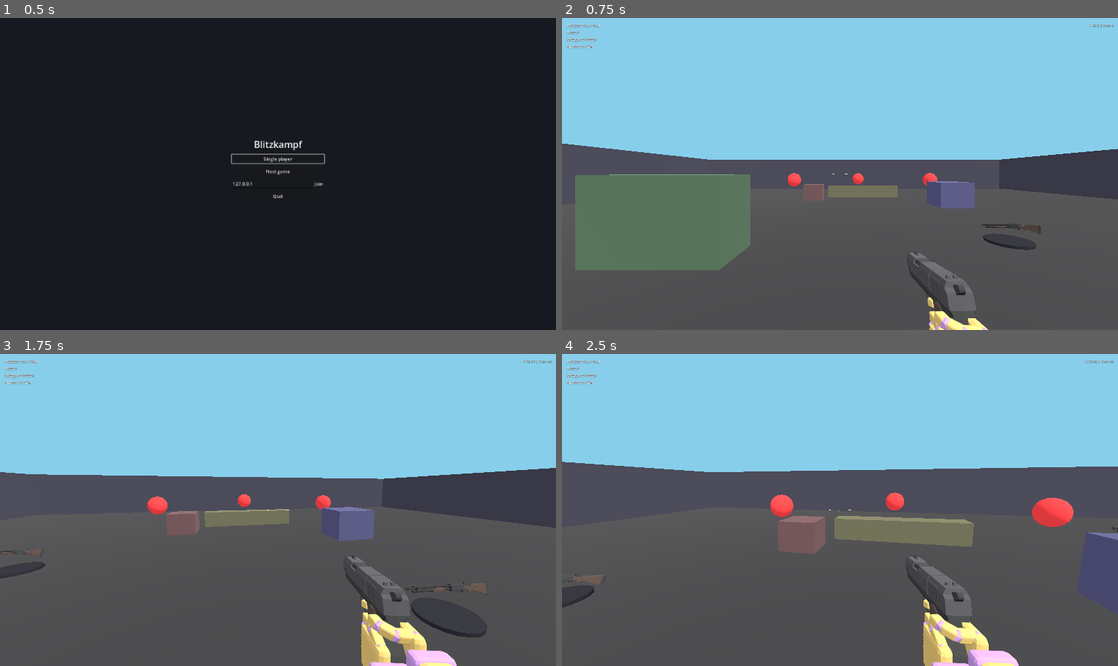
Above: before the commit, frames 1-4 (two rows, left to right).
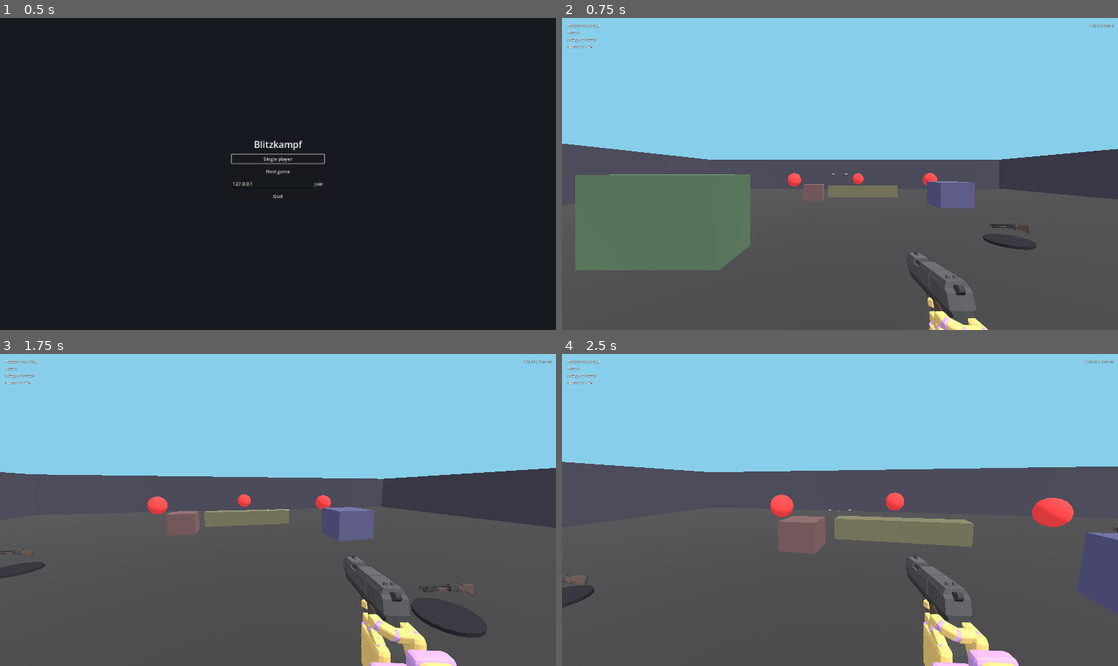
Above: after the commit, the same moments.

Repository: QuisVenator/blitzkampf-godot
Game: Godot game, scene res://scenes/ui/main_menu.tscn
Same seed, same stepped clock (60 frames per second), same inputs: the game is played once before the commit and once after it.
Inputs (mouse positions are in pixels of both pictures, inside the frame that each line leads up to):
- Up to frame 1 (0.5 s): no input
- Up to frame 2 (0.75 s): click "Single player" at 0.5 s
- Up to frame 3 (1.75 s): move the mouse to (305, 510) at 1.27 s; hold W (move_forward) from 1.28 s (still down); right-click (305, 510) at 1.35 s; tap Space (jump) at 1.52 s
- Up to frame 4 (2.5 s): keep holding W (move_forward); move the mouse to (812, 510) at 2.02 s; tap Ctrl (crouch) at 2.1 s; tap Space (jump) at 2.27 s

Frame 1 is identical in both runs. In frame 2, less than 0.1% of the frame differs, in the area x 75-87%, y 65-70%; in frame 3, 0.1%; in frame 4, 0.1%, in the area x 0-100%, y 55-75%.

Commit message:
Fine-tune viewmodel hands and weapon scaling

Diff:
--- a/scenes/weapons/shotgun_model.tscn
+++ b/scenes/weapons/shotgun_model.tscn
@@ -5,7 +5,7 @@
 [node name="ShotgunModel" type="Node3D" unique_id=835385663]
 
 [node name="Model" parent="." unique_id=570929304 instance=ExtResource("1_model")]
-transform = Transform3D(-1.3113417e-08, 0, 0.3, 0, 0.3, 0, -0.3, 0, -1.3113417e-08, 0, 0, 0)
+transform = Transform3D(-8.742278e-09, 0, 0.3, 0, 0.3, 0, -0.2, 0, -1.3113417e-08, 0, 0, 0)
 
 [node name="Muzzle" type="Marker3D" parent="Model" unique_id=1219507729]
 transform = Transform3D(1, 0, 0, 0, 1, 0, 0, 0, 1, 4.31, 0.22, 0)
--- a/scenes/weapons/shotgun_viewmodel.tscn
+++ b/scenes/weapons/shotgun_viewmodel.tscn
@@ -17,7 +17,7 @@
 [node name="Hands" parent="Rig" unique_id=558452219 instance=ExtResource("3_hands")]
 
 [node name="hand_L" parent="Rig/Hands" index="0" unique_id=1891315724]
-transform = Transform3D(-0.34123307, -0.13372779, -0.9304176, 0.3648768, -0.9310558, 0, -0.86627066, -0.3394878, 0.3665012, -0.079065055, -0.03, -0.5636937)
+transform = Transform3D(-0.34123307, -0.13372779, -0.9304176, 0.3648768, -0.9310558, 0, -0.86627066, -0.3394878, 0.3665012, -0.09550348, -0.04543083, -0.40215603)
 
 [node name="cuff_L" parent="Rig/Hands/hand_L" index="0" unique_id=872341828]
 transform = Transform3D(0.8660254, 0, -0.5, 0, 1, 0, 0.5, 0, 0.8660254, 0, 0, 0)
@@ -71,7 +71,7 @@
 transform = Transform3D(1, 0, 0, 0, 0.9848077, 0.17364818, 0, -0.17364818, 0.9848077, 0, 0, -0.028)
 
 [node name="hand_R" parent="Rig/Hands" index="1" unique_id=1524430133]
-transform = Transform3D(0.05602258, 0.9961946, 0.06676516, -0.76604444, -3.3484863e-08, 0.6427875, 0.6403416, -0.0871557, 0.7631293, 0.042099908, -0.010585442, -0.017695926)
+transform = Transform3D(0.05602258, 0.9961946, 0.06676516, -0.76604444, -3.3484863e-08, 0.6427875, 0.6403416, -0.0871557, 0.7631293, 0.042099908, -0.010585442, 0.031530432)
 
 [node name="cuff_R" parent="Rig/Hands/hand_R" index="0" unique_id=1727954948]
 transform = Transform3D(0.9396926, 0, 0.34202012, 0, 1, 0, -0.34202012, 0, 0.9396926, 0, 0, 0)
@@ -119,7 +119,7 @@
 transform = Transform3D(0.7880108, -0.1069085, 0.6063082, 0, 0.9848077, 0.17364818, -0.6156615, -0.13683663, 0.7760391, -0.036, 0, -0.02)
 
 [node name="thumb_02_R" parent="Rig/Hands/hand_R/thumb_01_R" index="2" unique_id=392598846]
-transform = Transform3D(1, 0, 0, 0, 0.9396926, 0.34202012, 0, -0.34202012, 0.9396926, 0, 0, -0.033999998)
+transform = Transform3D(1, 0, 0, 0, 0.96592575, -0.258819, 0, 0.258819, 0.96592575, 0, 0, -0.033999998)
 
 [node name="thumb_03_R" parent="Rig/Hands/hand_R/thumb_01_R/thumb_02_R" index="2" unique_id=1068995988]
 transform = Transform3D(1, 0, 0, 0, 0.9848077, 0.17364818, 0, -0.17364818, 0.9848077, 0, 0, -0.028)
--- a/scenes/weapons/smg_viewmodel.tscn
+++ b/scenes/weapons/smg_viewmodel.tscn
@@ -1,123 +1,125 @@
-[gd_scene format=3]
+[gd_scene format=3 uid="uid://cu1pjrme8ii5k"]
 
-[ext_resource type="Script" path="res://scripts/weapons/weapon_viewmodel.gd" id="1_script"]
-[ext_resource type="PackedScene" path="res://scenes/weapons/smg_model.tscn" id="2_gun"]
-[ext_resource type="PackedScene" path="res://assets/models/viewmodel/hands.glb" id="3_hands"]
-[ext_resource type="AnimationLibrary" path="res://scenes/weapons/smg_viewmodel_animations.tres" id="4_animations"]
-[ext_resource type="Script" path="res://scripts/weapons/editor_only.gd" id="5_editor_only"]
+[ext_resource type="Script" uid="uid://oxfjk724wbbn" path="res://scripts/weapons/weapon_viewmodel.gd" id="1_script"]
+[ext_resource type="PackedScene" uid="uid://dp87dh1v0ygb0" path="res://scenes/weapons/smg_model.tscn" id="2_gun"]
+[ext_resource type="PackedScene" uid="uid://cy2bvhj2gfb0x" path="res://assets/models/viewmodel/hands.glb" id="3_hands"]
+[ext_resource type="AnimationLibrary" uid="uid://caeqc4ngsxnhp" path="res://scenes/weapons/smg_viewmodel_animations.tres" id="4_animations"]
+[ext_resource type="Script" uid="uid://tkns0urk063d" path="res://scripts/weapons/editor_only.gd" id="5_editor_only"]
 
-[node name="SmgViewmodel" type="Node3D" node_paths=PackedStringArray("support_hand")]
+[node name="SmgViewmodel" type="Node3D" unique_id=1335182361 node_paths=PackedStringArray("support_hand")]
 script = ExtResource("1_script")
 support_hand = NodePath("Rig/Hands/hand_L")
 
-[node name="Rig" type="Node3D" parent="."]
+[node name="Rig" type="Node3D" parent="." unique_id=1510626937]
 
-[node name="Gun" parent="Rig" instance=ExtResource("2_gun")]
+[node name="Gun" parent="Rig" unique_id=1773939908 instance=ExtResource("2_gun")]
 
-[node name="Hands" parent="Rig" instance=ExtResource("3_hands")]
+[node name="Hands" parent="Rig" unique_id=671149059 instance=ExtResource("3_hands")]
 
-[node name="hand_R" parent="Rig/Hands" index="1"]
-transform = Transform3D(-4.371139e-08, 1, 0, -1, -4.371139e-08, 0, 0, 0, 1, 0.03, -0.025, 0.07)
+[node name="hand_L" parent="Rig/Hands" index="0" unique_id=1891315724]
+transform = Transform3D(-4.371139e-08, -1, 0, 0.9795753, -4.2818595e-08, -0.20107792, 0.20107792, -8.789395e-09, 0.9795753, -0.03, -0.042421706, -0.114610724)
 
-[node name="index_01_R" parent="Rig/Hands/hand_R" index="2"]
+[node name="forearm_L" parent="Rig/Hands/hand_L" index="1" unique_id=1228872328]
+transform = Transform3D(0.98027116, -0.059765626, 0.18840513, 0, 0.9531907, 0.3023699, -0.19765733, -0.29640448, 0.93438536, 0, 0, 0)
+
+[node name="index_01_L" parent="Rig/Hands/hand_L" index="2" unique_id=1025193957]
+transform = Transform3D(1, 0, 0, 0, 0.49999997, 0.86602545, 0, -0.86602545, 0.49999997, 0.0375, 0, -0.094)
+
+[node name="index_02_L" parent="Rig/Hands/hand_L/index_01_L" index="2" unique_id=981943441]
+transform = Transform3D(1, 0, 0, 0, 0.34202015, 0.9396926, 0, -0.9396926, 0.34202015, 0, 0, -0.040000007)
+
+[node name="index_03_L" parent="Rig/Hands/hand_L/index_01_L/index_02_L" index="2" unique_id=1998266059]
+transform = Transform3D(1, 0, 0, 0, 0.64278764, 0.76604444, 0, -0.76604444, 0.64278764, 0, 0, -0.025000006)
+
+[node name="middle_01_L" parent="Rig/Hands/hand_L" index="3" unique_id=476275344]
+transform = Transform3D(1, 0, 0, 0, 0.34202015, 0.9396926, 0, -0.9396926, 0.34202015, 0.0125, 0, -0.094)
+
+[node name="middle_02_L" parent="Rig/Hands/hand_L/middle_01_L" index="2" unique_id=1257208806]
+transform = Transform3D(1, 0, 0, 0, 0.17364822, 0.9848077, 0, -0.9848077, 0.17364822, 0, 0, -0.045)
+
+[node name="middle_03_L" parent="Rig/Hands/hand_L/middle_01_L/middle_02_L" index="2" unique_id=1389581052]
+transform = Transform3D(1, 0, 0, 0, 0.49999997, 0.86602545, 0, -0.86602545, 0.49999997, 0, 0, -0.027999997)
+
+[node name="pinky_01_L" parent="Rig/Hands/hand_L" index="5" unique_id=517787263]
+transform = Transform3D(1, 0, 0, 0, 0.34202015, 0.9396926, 0, -0.9396926, 0.34202015, -0.0375, 0, -0.094)
+
+[node name="pinky_02_L" parent="Rig/Hands/hand_L/pinky_01_L" index="2" unique_id=295940368]
+transform = Transform3D(1, 0, 0, 0, 0.17364822, 0.9848077, 0, -0.9848077, 0.17364822, 0, 0, -0.032000005)
+
+[node name="pinky_03_L" parent="Rig/Hands/hand_L/pinky_01_L/pinky_02_L" index="2" unique_id=235122833]
+transform = Transform3D(1, 0, 0, 0, 0.49999997, 0.86602545, 0, -0.86602545, 0.49999997, 0, 0, -0.020999998)
+
+[node name="ring_01_L" parent="Rig/Hands/hand_L" index="6" unique_id=1970027006]
+transform = Transform3D(1, 0, 0, 0, 0.34202015, 0.9396926, 0, -0.9396926, 0.34202015, -0.0125, 0, -0.094)
+
+[node name="ring_02_L" parent="Rig/Hands/hand_L/ring_01_L" index="2" unique_id=2089561921]
+transform = Transform3D(1, 0, 0, 0, 0.17364822, 0.9848077, 0, -0.9848077, 0.17364822, 0, 0, -0.040999994)
+
+[node name="ring_03_L" parent="Rig/Hands/hand_L/ring_01_L/ring_02_L" index="2" unique_id=24375102]
+transform = Transform3D(1, 0, 0, 0, 0.49999997, 0.86602545, 0, -0.86602545, 0.49999997, 0, 0, -0.025999993)
+
+[node name="thumb_01_L" parent="Rig/Hands/hand_L" index="7" unique_id=71988619]
+transform = Transform3D(0.7880108, 0, -0.6156615, 0, 1, 0, 0.6156615, 0, 0.7880108, 0.036, 0, -0.02)
+
+[node name="thumb_02_L" parent="Rig/Hands/hand_L/thumb_01_L" index="2" unique_id=7828146]
+transform = Transform3D(1, 0, 0, 0, 0.9848077, 0.17364818, 0, -0.17364818, 0.9848077, 0, 0, -0.033999998)
+
+[node name="thumb_03_L" parent="Rig/Hands/hand_L/thumb_01_L/thumb_02_L" index="2" unique_id=1402770023]
+transform = Transform3D(1, 0, 0, 0, 0.9848077, 0.17364818, 0, -0.17364818, 0.9848077, 0, 0, -0.028)
+
+[node name="hand_R" parent="Rig/Hands" index="1" unique_id=1524430133]
+transform = Transform3D(-4.371139e-08, 1, 0, -1, -4.371139e-08, 0, 0, 0, 1, 0.03, -0.0056670215, 0.056420997)
+
+[node name="index_01_R" parent="Rig/Hands/hand_R" index="2" unique_id=1764240116]
 transform = Transform3D(1, 0, 0, 0, 0.90630776, 0.42261827, 0, -0.42261827, 0.90630776, -0.0375, 0, -0.094)
 
-[node name="index_02_R" parent="Rig/Hands/hand_R/index_01_R" index="2"]
+[node name="index_02_R" parent="Rig/Hands/hand_R/index_01_R" index="2" unique_id=906007077]
 transform = Transform3D(1, 0, 0, 0, 0.8660254, 0.5, 0, -0.5, 0.8660254, 0, 0, -0.040000007)
 
-[node name="index_03_R" parent="Rig/Hands/hand_R/index_01_R/index_02_R" index="2"]
-transform = Transform3D(1, 0, 0, 0, 0.9396926, 0.34202012, 0, -0.34202012, 0.9396926, 0, 0, -0.025000006)
+[node name="index_03_R" parent="Rig/Hands/hand_R/index_01_R/index_02_R" index="2" unique_id=1031183306]
+transform = Transform3D(1, 0, 0, 0, 0.39874905, 0.91706, 0, -0.91706, 0.39874905, 0, 0, -0.025000006)
 
-[node name="middle_01_R" parent="Rig/Hands/hand_R" index="3"]
+[node name="middle_01_R" parent="Rig/Hands/hand_R" index="3" unique_id=221065301]
 transform = Transform3D(1, 0, 0, 0, 0.34202015, 0.9396926, 0, -0.9396926, 0.34202015, -0.0125, 0, -0.094)
 
-[node name="middle_02_R" parent="Rig/Hands/hand_R/middle_01_R" index="2"]
+[node name="middle_02_R" parent="Rig/Hands/hand_R/middle_01_R" index="2" unique_id=1815331137]
 transform = Transform3D(1, 0, 0, 0, 0.17364822, 0.9848077, 0, -0.9848077, 0.17364822, 0, 0, -0.045)
 
-[node name="middle_03_R" parent="Rig/Hands/hand_R/middle_01_R/middle_02_R" index="2"]
+[node name="middle_03_R" parent="Rig/Hands/hand_R/middle_01_R/middle_02_R" index="2" unique_id=1138831053]
 transform = Transform3D(1, 0, 0, 0, 0.49999997, 0.86602545, 0, -0.86602545, 0.49999997, 0, 0, -0.027999997)
 
-[node name="ring_01_R" parent="Rig/Hands/hand_R" index="6"]
+[node name="pinky_01_R" parent="Rig/Hands/hand_R" index="5" unique_id=1942748825]
+transform = Transform3D(1, 0, 0, 0, 0.34202015, 0.9396926, 0, -0.9396926, 0.34202015, 0.0375, 0, -0.094)
+
+[node name="pinky_02_R" parent="Rig/Hands/hand_R/pinky_01_R" index="2" unique_id=331383672]
+transform = Transform3D(1, 0, 0, 0, 0.17364822, 0.9848077, 0, -0.9848077, 0.17364822, 0, 0, -0.032000005)
+
+[node name="pinky_03_R" parent="Rig/Hands/hand_R/pinky_01_R/pinky_02_R" index="2" unique_id=1157365486]
+transform = Transform3D(1, 0, 0, 0, 0.49999997, 0.86602545, 0, -0.86602545, 0.49999997, 0, 0, -0.020999998)
+
+[node name="ring_01_R" parent="Rig/Hands/hand_R" index="6" unique_id=228284122]
 transform = Transform3D(1, 0, 0, 0, 0.34202015, 0.9396926, 0, -0.9396926, 0.34202015, 0.0125, 0, -0.094)
 
-[node name="ring_02_R" parent="Rig/Hands/hand_R/ring_01_R" index="2"]
+[node name="ring_02_R" parent="Rig/Hands/hand_R/ring_01_R" index="2" unique_id=794291398]
 transform = Transform3D(1, 0, 0, 0, 0.17364822, 0.9848077, 0, -0.9848077, 0.17364822, 0, 0, -0.040999994)
 
-[node name="ring_03_R" parent="Rig/Hands/hand_R/ring_01_R/ring_02_R" index="2"]
+[node name="ring_03_R" parent="Rig/Hands/hand_R/ring_01_R/ring_02_R" index="2" unique_id=1147441492]
 transform = Transform3D(1, 0, 0, 0, 0.49999997, 0.86602545, 0, -0.86602545, 0.49999997, 0, 0, -0.025999993)
 
-[node name="pinky_01_R" parent="Rig/Hands/hand_R" index="5"]
-transform = Transform3D(1, 0, 0, 0, 0.34202015, 0.9396926, 0, -0.9396926, 0.34202015, 0.0375, 0, -0.094)
+[node name="thumb_01_R" parent="Rig/Hands/hand_R" index="7" unique_id=807711374]
+transform = Transform3D(-0.28568834, -0.5247421, 0.80189013, 0, 0.8367643, 0.5475632, -0.9583226, 0.1564324, -0.23905382, -0.036, 0, -0.02)
 
-[node name="pinky_02_R" parent="Rig/Hands/hand_R/pinky_01_R" index="2"]
-transform = Transform3D(1, 0, 0, 0, 0.17364822, 0.9848077, 0, -0.9848077, 0.17364822, 0, 0, -0.032000005)
+[node name="thumb_02_R" parent="Rig/Hands/hand_R/thumb_01_R" index="2" unique_id=392598846]
+transform = Transform3D(1, 0, 0, 0, 0.54463893, 0.83867055, 0, -0.83867055, 0.54463893, 0, 0, -0.033999998)
 
-[node name="pinky_03_R" parent="Rig/Hands/hand_R/pinky_01_R/pinky_02_R" index="2"]
-transform = Transform3D(1, 0, 0, 0, 0.49999997, 0.86602545, 0, -0.86602545, 0.49999997, 0, 0, -0.020999998)
+[node name="thumb_03_R" parent="Rig/Hands/hand_R/thumb_01_R/thumb_02_R" index="2" unique_id=1068995988]
+transform = Transform3D(0.54317445, 0.23283888, -0.8066892, 0, 0.9607791, 0.27731463, 0.8396199, -0.15063022, 0.5218706, 0, 0, -0.028)
 
-[node name="thumb_01_R" parent="Rig/Hands/hand_R" index="7"]
-transform = Transform3D(0.7880108, -0.1069085, 0.6063082, 0, 0.9848077, 0.17364818, -0.6156615, -0.13683663, 0.7760391, -0.036, 0, -0.02)
+[node name="AnimationPlayer" type="AnimationPlayer" parent="." unique_id=1457475394]
+libraries/ = ExtResource("4_animations")
 
-[node name="thumb_02_R" parent="Rig/Hands/hand_R/thumb_01_R" index="2"]
-transform = Transform3D(1, 0, 0, 0, 0.9396926, 0.34202012, 0, -0.34202012, 0.9396926, 0, 0, -0.033999998)
-
-[node name="thumb_03_R" parent="Rig/Hands/hand_R/thumb_01_R/thumb_02_R" index="2"]
-transform = Transform3D(1, 0, 0, 0, 0.9848077, 0.17364818, 0, -0.17364818, 0.9848077, 0, 0, -0.028)
-
-[node name="hand_L" parent="Rig/Hands" index="0"]
-transform = Transform3D(-4.371139e-08, -1, 0, 1, -4.371139e-08, 0, 0, 0, 1, -0.03, -0.03, 0.07)
-
-[node name="index_01_L" parent="Rig/Hands/hand_L" index="2"]
-transform = Transform3D(1, 0, 0, 0, 0.49999997, 0.86602545, 0, -0.86602545, 0.49999997, 0.0375, 0, -0.094)
-
-[node name="index_02_L" parent="Rig/Hands/hand_L/index_01_L" index="2"]
-transform = Transform3D(1, 0, 0, 0, 0.34202015, 0.9396926, 0, -0.9396926, 0.34202015, 0, 0, -0.040000007)
-
-[node name="index_03_L" parent="Rig/Hands/hand_L/index_01_L/index_02_L" index="2"]
-transform = Transform3D(1, 0, 0, 0, 0.64278764, 0.76604444, 0, -0.76604444, 0.64278764, 0, 0, -0.025000006)
-
-[node name="middle_01_L" parent="Rig/Hands/hand_L" index="3"]
-transform = Transform3D(1, 0, 0, 0, 0.34202015, 0.9396926, 0, -0.9396926, 0.34202015, 0.0125, 0, -0.094)
-
-[node name="middle_02_L" parent="Rig/Hands/hand_L/middle_01_L" index="2"]
-transform = Transform3D(1, 0, 0, 0, 0.17364822, 0.9848077, 0, -0.9848077, 0.17364822, 0, 0, -0.045)
-
-[node name="middle_03_L" parent="Rig/Hands/hand_L/middle_01_L/middle_02_L" index="2"]
-transform = Transform3D(1, 0, 0, 0, 0.49999997, 0.86602545, 0, -0.86602545, 0.49999997, 0, 0, -0.027999997)
-
-[node name="ring_01_L" parent="Rig/Hands/hand_L" index="6"]
-transform = Transform3D(1, 0, 0, 0, 0.34202015, 0.9396926, 0, -0.9396926, 0.34202015, -0.0125, 0, -0.094)
-
-[node name="ring_02_L" parent="Rig/Hands/hand_L/ring_01_L" index="2"]
-transform = Transform3D(1, 0, 0, 0, 0.17364822, 0.9848077, 0, -0.9848077, 0.17364822, 0, 0, -0.040999994)
-
-[node name="ring_03_L" parent="Rig/Hands/hand_L/ring_01_L/ring_02_L" index="2"]
-transform = Transform3D(1, 0, 0, 0, 0.49999997, 0.86602545, 0, -0.86602545, 0.49999997, 0, 0, -0.025999993)
-
-[node name="pinky_01_L" parent="Rig/Hands/hand_L" index="5"]
-transform = Transform3D(1, 0, 0, 0, 0.34202015, 0.9396926, 0, -0.9396926, 0.34202015, -0.0375, 0, -0.094)
-
-[node name="pinky_02_L" parent="Rig/Hands/hand_L/pinky_01_L" index="2"]
-transform = Transform3D(1, 0, 0, 0, 0.17364822, 0.9848077, 0, -0.9848077, 0.17364822, 0, 0, -0.032000005)
-
-[node name="pinky_03_L" parent="Rig/Hands/hand_L/pinky_01_L/pinky_02_L" index="2"]
-transform = Transform3D(1, 0, 0, 0, 0.49999997, 0.86602545, 0, -0.86602545, 0.49999997, 0, 0, -0.020999998)
-
-[node name="thumb_01_L" parent="Rig/Hands/hand_L" index="7"]
-transform = Transform3D(0.7880108, 0, -0.6156615, 0, 1, 0, 0.6156615, 0, 0.7880108, 0.036, 0, -0.02)
-
-[node name="thumb_02_L" parent="Rig/Hands/hand_L/thumb_01_L" index="2"]
-transform = Transform3D(1, 0, 0, 0, 0.9848077, 0.17364818, 0, -0.17364818, 0.9848077, 0, 0, -0.033999998)
-
-[node name="thumb_03_L" parent="Rig/Hands/hand_L/thumb_01_L/thumb_02_L" index="2"]
-transform = Transform3D(1, 0, 0, 0, 0.9848077, 0.17364818, 0, -0.17364818, 0.9848077, 0, 0, -0.028)
-
-[node name="AnimationPlayer" type="AnimationPlayer" parent="."]
-libraries = {&"": ExtResource("4_animations")}
-
-[node name="PreviewCamera" type="Camera3D" parent="."]
+[node name="PreviewCamera" type="Camera3D" parent="." unique_id=405535085]
 transform = Transform3D(0.9980267, 0, -0.062790565, 0, 1, 0, 0.062790565, 0, 0.9980267, -0.24593791, 0.26, 0.4053573)
 script = ExtResource("5_editor_only")
-near = 0.05
 
 [editable path="Rig/Hands"]
